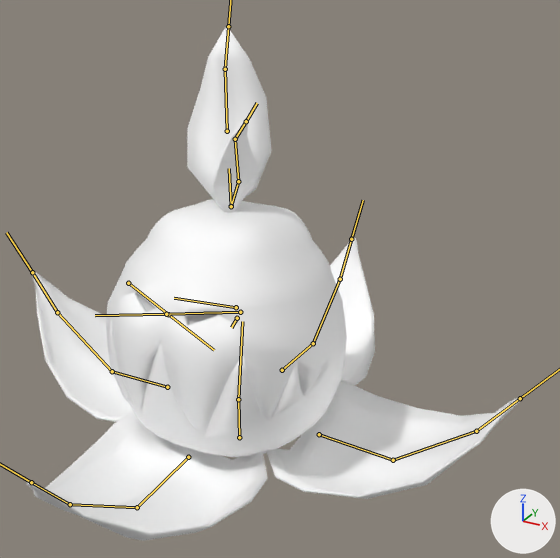
What one commit did to the FBX model UOP1_Project/Assets/Art/Characters/PlantCritter/Animation/PlantCritter.fbx.
Before and after are seen from a camera (50 mm lens) standing at (1.168, -1.844, 1.535) and looking at (0.114, 0.073, 0.577). The axes (+X, +Y, +Z) are drawn at lower right. The lights are the same throughout. The bones that bend it are drawn over the model as lines.
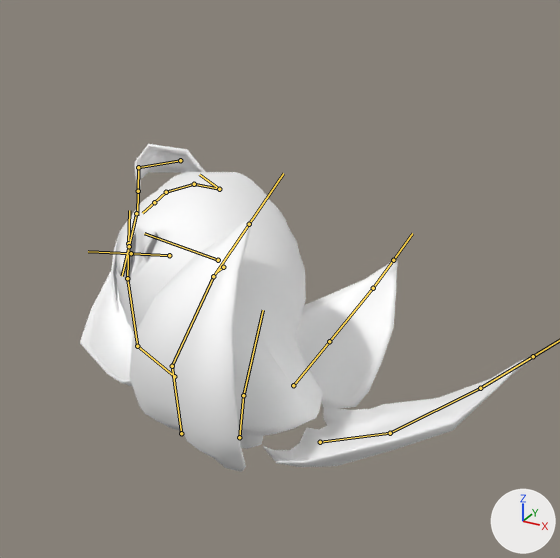
The newer file adds an action. The first version stands in its rest pose; the second is drawn at frame 6 of the action 'Armature|BeenHit'.

Location of each change, [x1, y1, x2, y2] in pixels of the pictures (560 x 558 px):
'Cube', posed (8% narrower, 36% shorter): before [27, 25, 521, 541]; after [80, 144, 535, 472]
bone 'Root', root to tip: before (239, 437) to (238, 399); after (239, 437) to (243, 395)
bone 'Head', root to tip: before (238, 399) to (242, 321); after (243, 395) to (263, 310)
bone 'LeftBottomLeaf1', root to tip: before (319, 434) to (393, 460); after (320, 442) to (390, 433)
bone 'LeftBottomLeaf2', root to tip: before (393, 460) to (476, 431); after (390, 433) to (480, 388)
bone 'LeftBottomLeaf3', root to tip: before (476, 431) to (520, 398); after (480, 388) to (533, 356)
bone 'RightBottomLeaf1', root to tip: before (167, 387) to (112, 371); after (174, 376) to (137, 346)
bone 'RightBottomLeaf2', root to tip: before (112, 371) to (57, 312); after (137, 346) to (127, 278)
bone 'RightBottomLeaf3', root to tip: before (57, 312) to (32, 272); after (127, 278) to (128, 243)
bone 'FrontBottomLeaf1', root to tip: before (188, 457) to (137, 507); after (181, 433) to (172, 366)
bone 'FrontBottomLeaf2', root to tip: before (137, 507) to (70, 504); after (172, 366) to (213, 276)
bone 'FrontBottomLeaf3', root to tip: before (70, 504) to (31, 482); after (213, 276) to (249, 224)
bone 'BackBottomLeaf1', root to tip: before (282, 370) to (313, 343); after (293, 385) to (329, 341)
bone 'BackBottomLeaf2', root to tip: before (313, 343) to (340, 279); after (329, 341) to (373, 288)
bone 'BackBottomLeaf3', root to tip: before (340, 279) to (351, 239); after (373, 288) to (393, 260)
bone 'BottomJaw', root to tip: before (237, 318) to (231, 327); after (223, 267) to (216, 272)
bone 'UpperJaw', root to tip: before (236, 307) to (174, 298); after (218, 260) to (144, 233)
bone 'BackUpperLeaf1', root to tip: before (231, 206) to (229, 168); after (219, 189) to (199, 174)
bone 'FrontUpperLeaf1', root to tip: before (231, 206) to (238, 181); after (219, 189) to (194, 184)
bone 'FrontUpperLeaf2', root to tip: before (238, 181) to (235, 139); after (194, 184) to (166, 192)
bone 'FrontUpperLeaf3', root to tip: before (235, 139) to (246, 121); after (166, 192) to (154, 202)
bone 'BackUpperLeaf2', root to tip: before (227, 131) to (225, 69); after (180, 160) to (138, 167)
bone 'BackUpperLeaf3', root to tip: before (225, 69) to (228, 26); after (138, 167) to (138, 191)
bone 'RightEye', root to tip: before (128, 283) to (168, 314); after (169, 255) to (131, 253)
bone 'LeftEye', root to tip: before (240, 312) to (166, 314); after (136, 213) to (129, 246)

The edits, one by one:
Bone 'Root' (bone_root) turns from (0, 0, 0) to (-13, 2, 0) degrees about its own x, y and z.
Bone 'Head' (bone_head) turns from (0, 0, 0) to (2, -8, -4) degrees about its own x, y and z.
Bone 'Head' (bone_head) is rescaled from (1.0, 1.0, 1.0) to (1.05, 1.05, 1.05).
Bone 'LeftBottomLeaf1' (bone_leftbottomleaf1) turns from (0, 0, 0) to (1, 4, 31) degrees about its own x, y and z.
Bone 'LeftBottomLeaf1' (bone_leftbottomleaf1) is rescaled from (1.0, 1.0, 1.0) to (0.92, 0.98, 0.78).
Bone 'LeftBottomLeaf2' (bone_leftbottomleaf2) turns from (0, 0, 0) to (-26, 6, -28) degrees about its own x, y and z.
Bone 'LeftBottomLeaf3' (bone_leftbottomleaf3) turns from (0, 0, 0) to (5, -3, -9) degrees about its own x, y and z.
Bone 'RightBottomLeaf1' (bone_rightbottomleaf1) turns from (0, 0, 0) to (-14, -2, -6) degrees about its own x, y and z.
Bone 'RightBottomLeaf1' (bone_rightbottomleaf1) is rescaled from (1.0, 1.0, 1.0) to (0.92, 0.98, 0.78).
Bone 'RightBottomLeaf2' (bone_rightbottomleaf2) turns from (0, 0, 0) to (-15, -22, 5) degrees about its own x, y and z.
Bone 'RightBottomLeaf3' (bone_rightbottomleaf3) turns from (0, 0, 0) to (-11, -14, 20) degrees about its own x, y and z.
Bone 'FrontBottomLeaf1' (bone_frontbottomleaf1) turns from (0, 0, 0) to (27, -23, 63) degrees about its own x, y and z.
Bone 'FrontBottomLeaf1' (bone_frontbottomleaf1) is rescaled from (1.0, 1.0, 1.0) to (0.86, 0.94, 0.89).
Bone 'FrontBottomLeaf2' (bone_frontbottomleaf2) turns from (0, 0, 0) to (-3, 0, 2) degrees about its own x, y and z.
Bone 'FrontBottomLeaf3' (bone_frontbottomleaf3) turns from (0, 0, 0) to (2, 1, -1) degrees about its own x, y and z.
Bone 'FrontBottomLeaf3' (bone_frontbottomleaf3) is rescaled from (1.0, 1.0, 1.0) to (1.2, 1.2, 1.2).
Bone 'BackBottomLeaf1' (bone_backbottomleaf1) turns from (0, 0, 0) to (-12, -3, -30) degrees about its own x, y and z.
Bone 'BackBottomLeaf1' (bone_backbottomleaf1) is rescaled from (1.0, 1.0, 1.0) to (0.84, 0.96, 0.89).
Bone 'BackBottomLeaf2' (bone_backbottomleaf2) turns from (0, 0, 0) to (-29, 3, 7) degrees about its own x, y and z.
Bone 'BackBottomLeaf3' (bone_backbottomleaf3) turns from (0, 0, 0) to (-18, 0, 10) degrees about its own x, y and z.
Bone 'BottomJaw' (bone_bottomjaw) moves from (0.0, 0.0, 0.0) to (-0.139, -0.064, -0.009).
Bone 'BottomJaw' (bone_bottomjaw) turns from (0, 0, 0) to (37, 62, 63) degrees about its own x, y and z.
Bone 'BottomJaw' (bone_bottomjaw) is rescaled from (1.0, 1.0, 1.0) to (0.84, 0.84, 0.84).
Bone 'UpperJaw' (bone_upperjaw) moves from (0.0, 0.0, 0.0) to (0.015, 0.002, 0.012).
Bone 'UpperJaw' (bone_upperjaw) turns from (0, 0, 0) to (-1, 3, 2) degrees about its own x, y and z.
Bone 'BackUpperLeaf1' (bone_backupperleaf1) turns from (0, 0, 0) to (72, -5, -25) degrees about its own x, y and z.
Bone 'FrontUpperLeaf1' (bone_frontupperleaf1) turns from (0, 0, 0) to (-23, -11, 42) degrees about its own x, y and z.
Bone 'FrontUpperLeaf2' (bone_frontupperleaf2) turns from (0, 0, 0) to (43, 5, -45) degrees about its own x, y and z.
Bone 'FrontUpperLeaf3' (bone_frontupperleaf3) turns from (0, 0, 0) to (12, 15, 6) degrees about its own x, y and z.
Bone 'BackUpperLeaf2' (bone_backupperleaf2) turns from (0, 0, 0) to (33, 7, -4) degrees about its own x, y and z.
Bone 'BackUpperLeaf3' (bone_backupperleaf3) turns from (0, 0, 0) to (93, 22, -18) degrees about its own x, y and z.
Bone 'RightEye' (bone_righteye) turns from (0, 0, 0) to (7, -17, 12) degrees about its own x, y and z.
Bone 'LeftEye' (bone_lefteye) turns from (0, 0, 0) to (-6, 19, 7) degrees about its own x, y and z.
